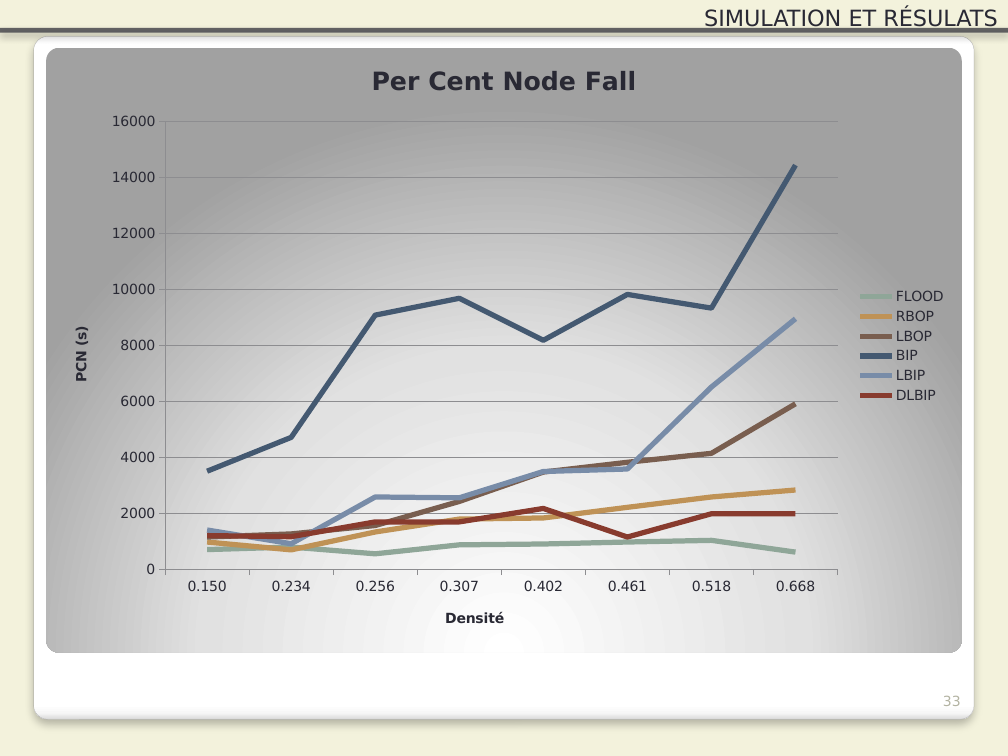
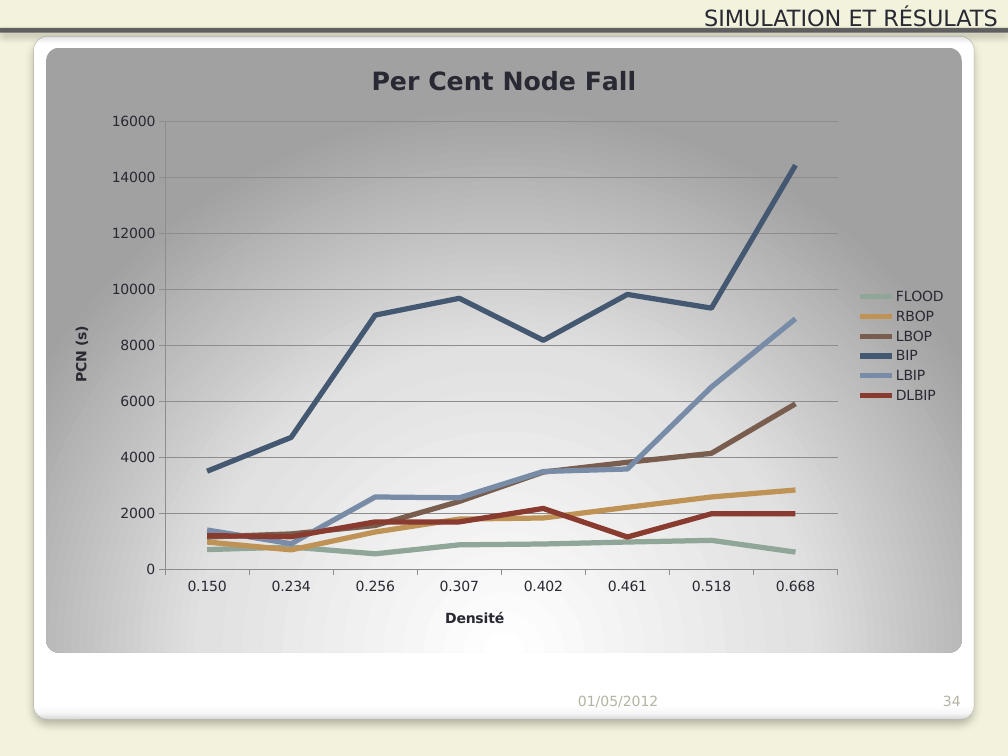
Before and after one commit to Patre/Energy-saving-in-sensors--networks, a slide deck: slide 34 of Redaction/Presentation/pres.pptx (slide 33 before the commit). Drawn at 1008x756 pixels with LibreOffice and Linux fonts; fonts in the diff are those of the drawing. Boxes give left, top, right and bottom in pixels: in the first picture for what was removed or moved away, otherwise in the second. Text is boxed around its words. In the diff, an @@ line names an element or a change of style, - is before the commit and + after.

```diff
--- a/Redaction/Presentation/pres.pptx
+++ b/Redaction/Presentation/pres.pptx
@@ text added at (578,696,658,707), 10 pt, text #B4B3A3 @@
+01/05/2012
@@ page number at (943,696,961,706): text changed @@
-33
+34
```
Also in this commit, not shown: 35 other slides changed, 1 slide added.
